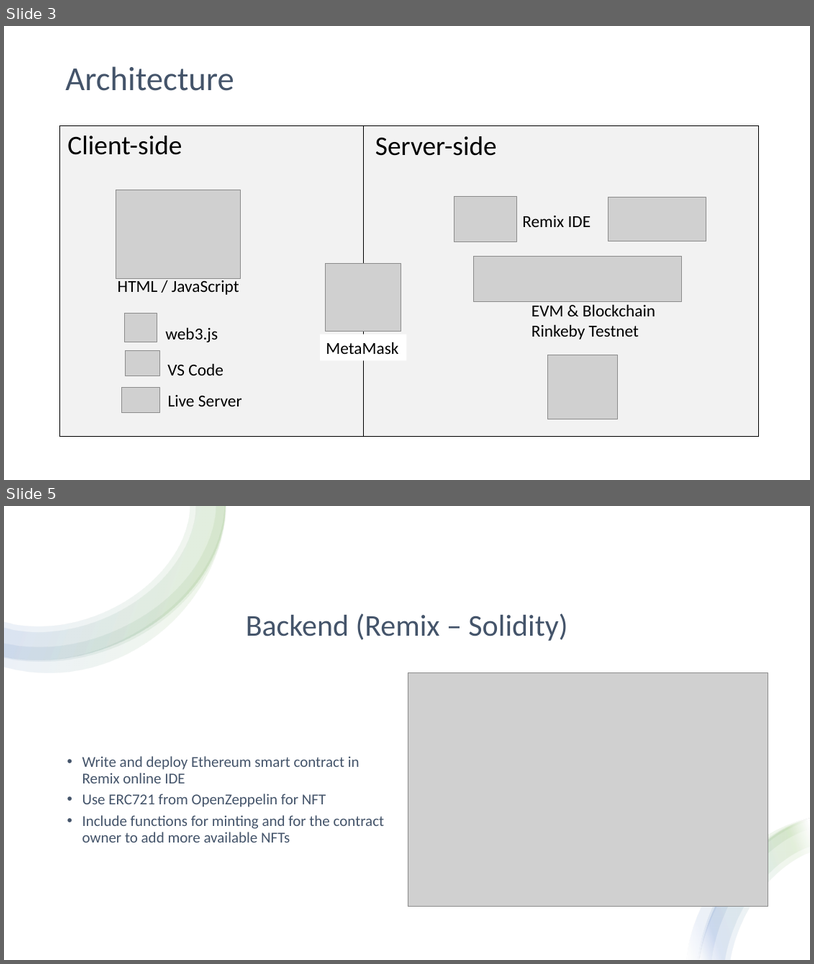
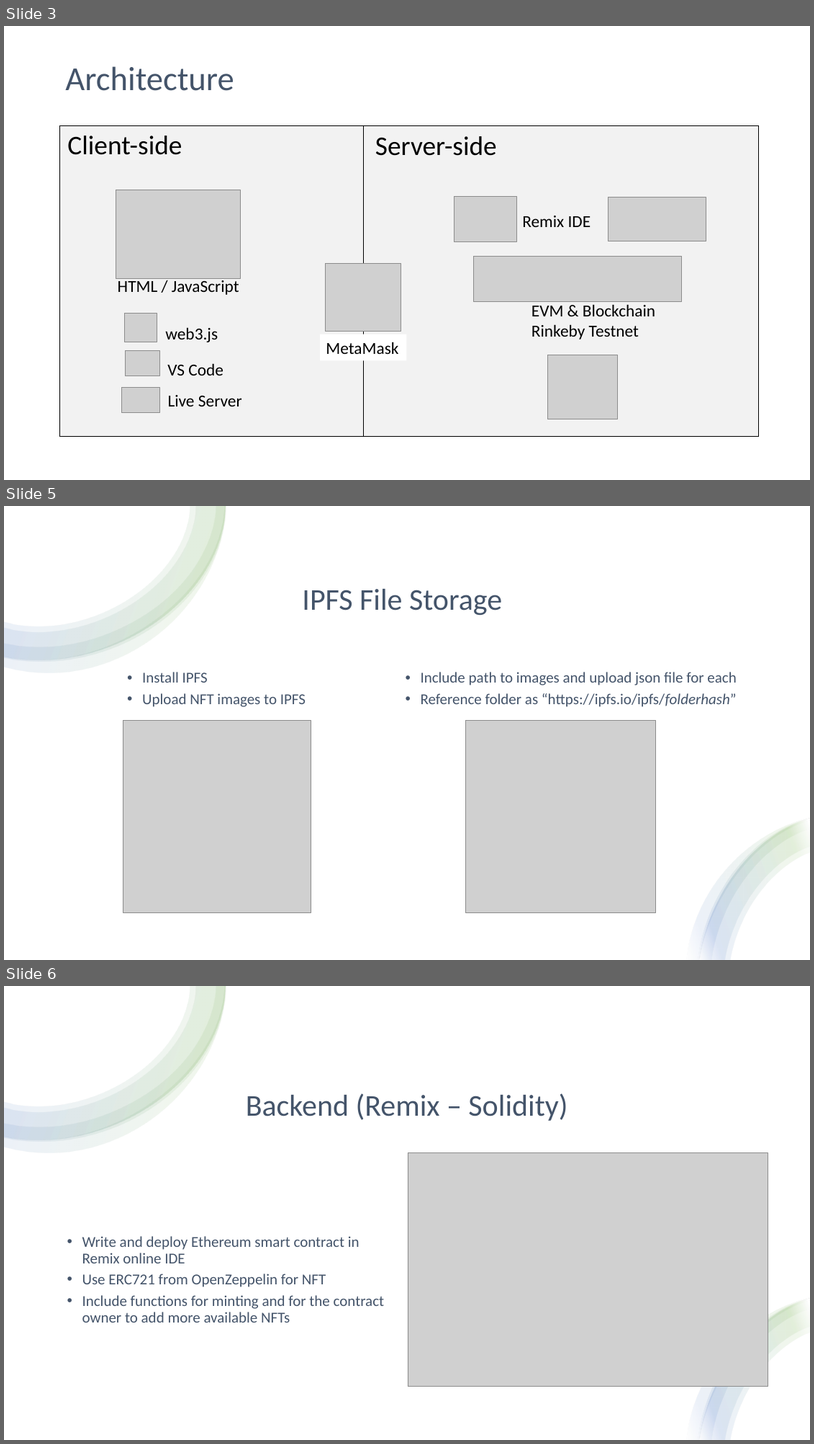
Before and after one commit to shunae95/FinalProject_CS646, a slide deck: CS646_Group2_Ethereum_Project.pptx. Shown one above the other, each under a label of ours: slides 3 and 5 before the commit, slides 3, 5 and 6 after it; the slides between them are not shown. The pictures are 814x964 and 814x1444 pixels, drawn with LibreOffice and Linux fonts; fonts in the diff are those of the drawing; grey boxes stand for pictures. Boxes give left, top, right and bottom in pixels: in the first picture for what was removed or moved away, otherwise in the second. Text is boxed around its words. In the diff, an @@ line names an element or a change of style, - is before the commit and + after.

```diff
--- a/CS646_Group2_Ethereum_Project.pptx
+++ b/CS646_Group2_Ethereum_Project.pptx
@@ slide 5 added at [4,506,810,960], background #FFFFFF @@
@@ rectangle added at [4,506,810,960], fill #FFFFFF @@
@@ group added at [4,506,226,673]: 4 freeform shapes @@
@@ title added at [302,589,502,615], 36 pt, text #44546A @@
+IPFS File Storage
@@ text added at [142,672,306,707], 18 pt, text #44546A @@
+• Install IPFS
+• Upload NFT images to IPFS
@@ text added at [421,672,737,707], 18 pt, text #44546A @@
+• Include path to images and upload json file for each
+• Reference folder as “https://ipfs.io/ipfs/folderhash”
@@ picture added at [124,720,311,912] @@
@@ picture added at [466,720,656,912] @@
@@ group added at [687,818,810,960]: 4 freeform shapes @@
@@ what was slide 5 is now slide 6 @@
```
Also in this commit, not shown: 2 slides changed.
